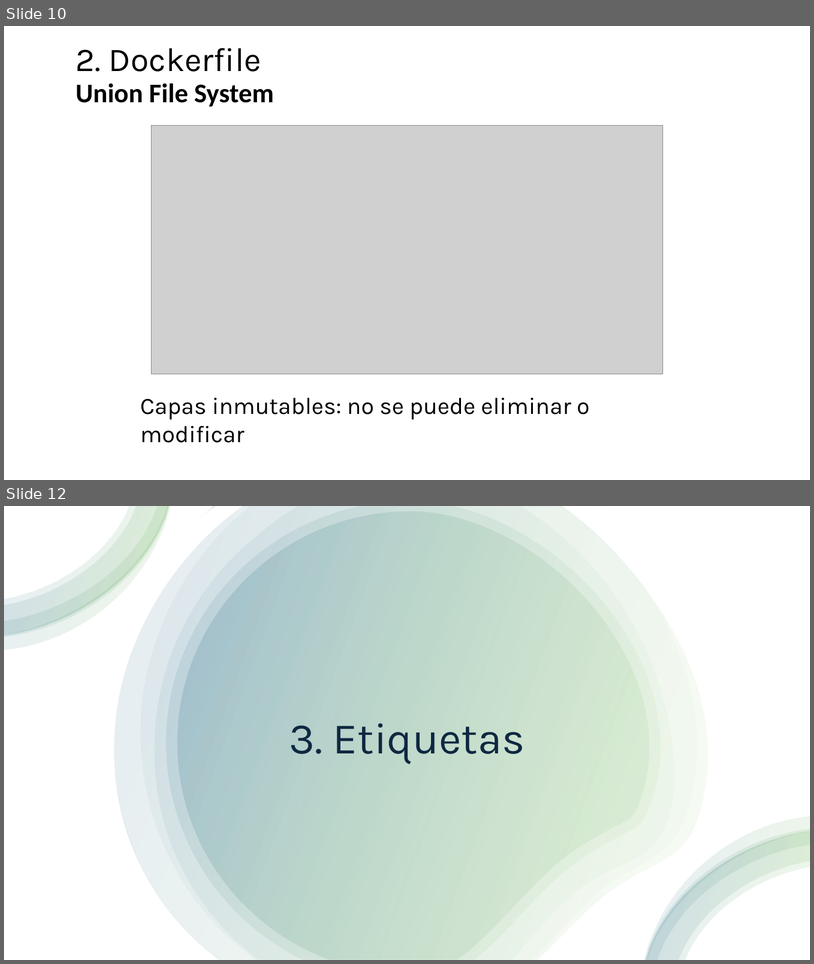
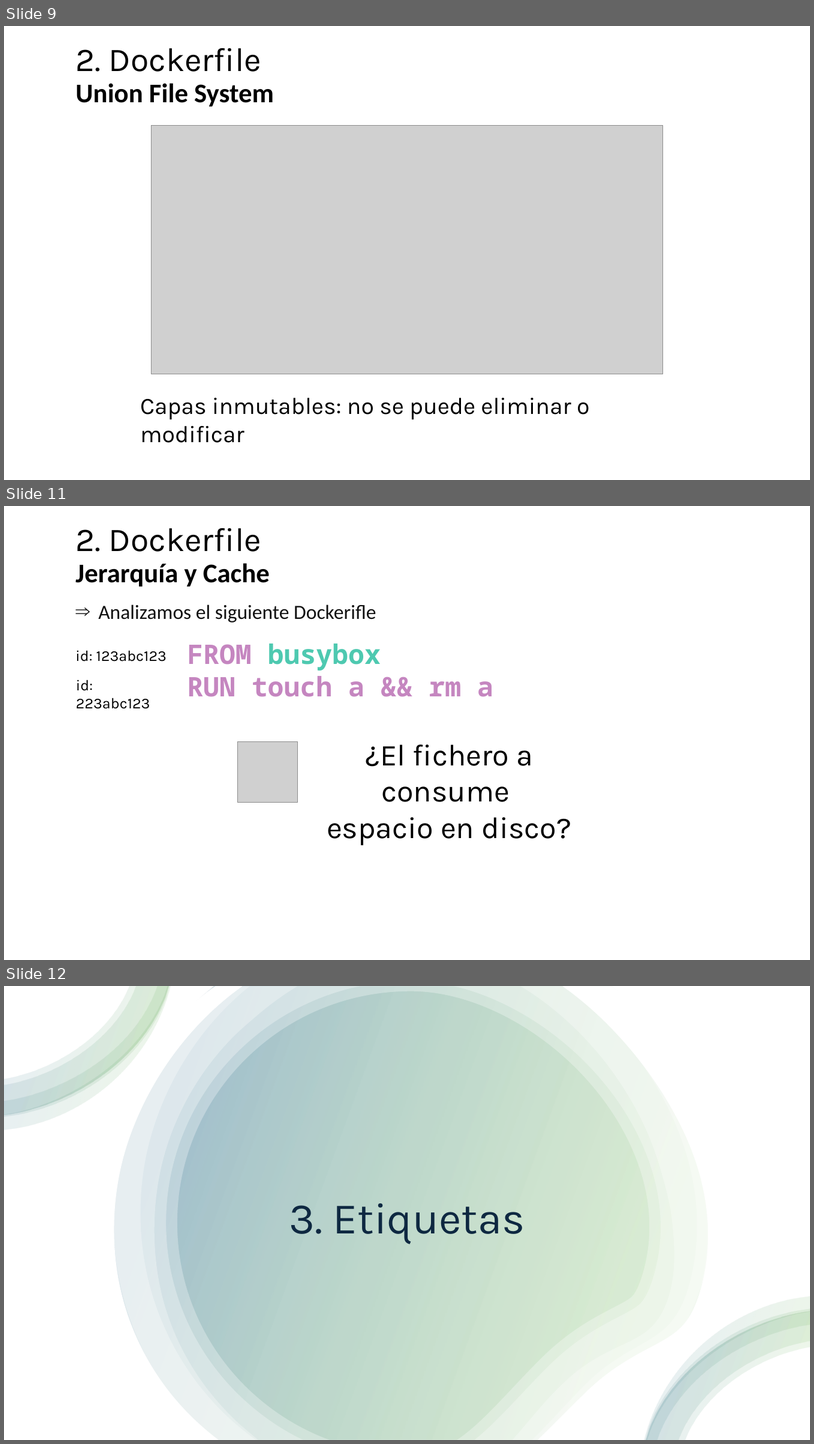
Before and after one commit to jpaniorte/docker25, a slide deck: ppt/3_Dockerfile.pptx. Shown one above the other, each under a label of ours: slides 10 and 12 before the commit, slides 9, 11 and 12 after it; the slides between them are not shown. The pictures are 814x964 and 814x1444 pixels, drawn with LibreOffice and Linux fonts; fonts in the diff are those of the drawing; grey boxes stand for pictures. Boxes give left, top, right and bottom in pixels: in the first picture for what was removed or moved away, otherwise in the second. Text is boxed around its words. In the diff, an @@ line names an element or a change of style, - is before the commit and + after.

```diff
--- a/ppt/3_Dockerfile.pptx
+++ b/ppt/3_Dockerfile.pptx
@@ slide 11 added at (4,506,810,960), background #FFFFFF @@
@@ text added at (76,528,262,552), 39.6 pt, text #000000 @@
+2. Dockerfile
@@ text added at (75,563,270,586), 32 pt, text #000000, bold @@
+Jerarquía y Cache
@@ text added at (98,604,376,622), 24 pt, text #111111 @@
+⇒ Analizamos el siguiente Dockerifle
@@ text added at (187,643,494,697), 32 pt, text #C586C0, bold @@
+FROM busybox
+RUN touch a && rm a
@@ text added at (75,650,167,661), 18 pt, text #000000 @@
+id: 123abc123
@@ text added at (76,679,150,709), 18 pt, text #000000 @@
+id: 223abc123
@@ picture added at (237,741,298,802) @@
@@ text added at (327,744,572,845), 36 pt, text #000000 @@
+¿El fichero a consume
+espacio en disco?
@@ what was slide 10 is now slide 9 @@
```
Also in this commit, not shown: 6 slides changed, 12 other slides added, 7 slides removed, 3 other files.
